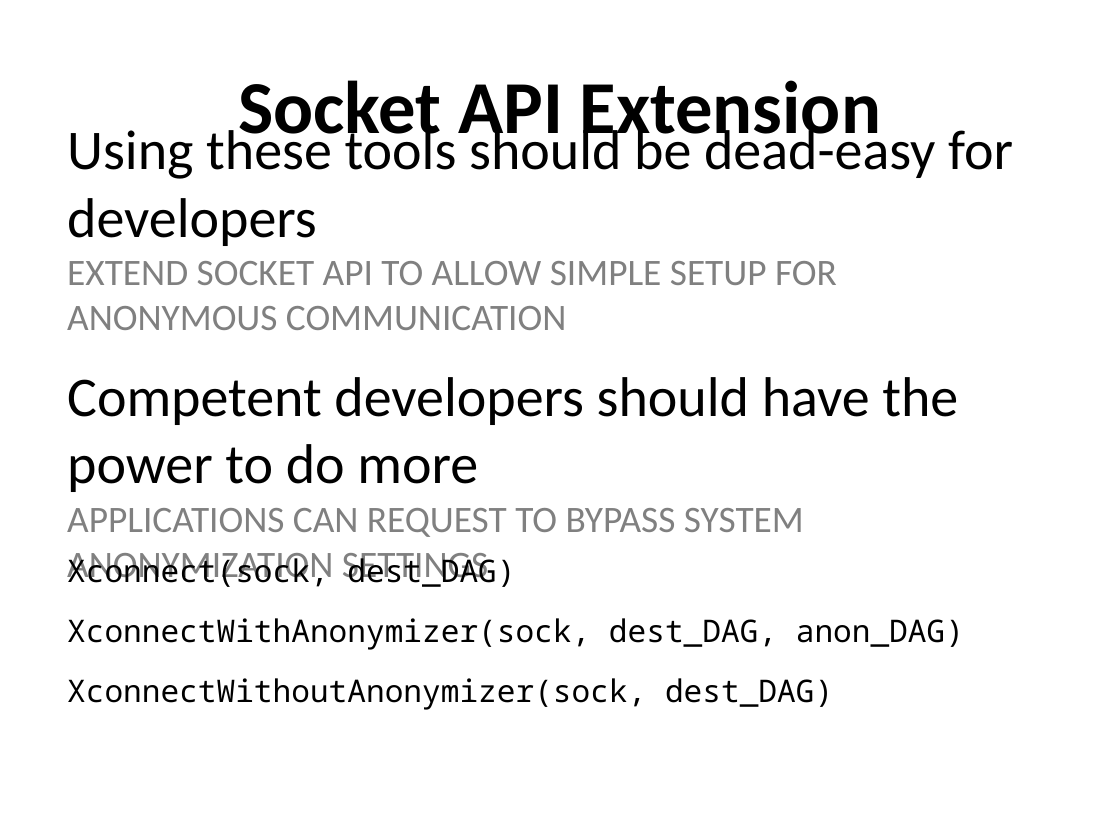
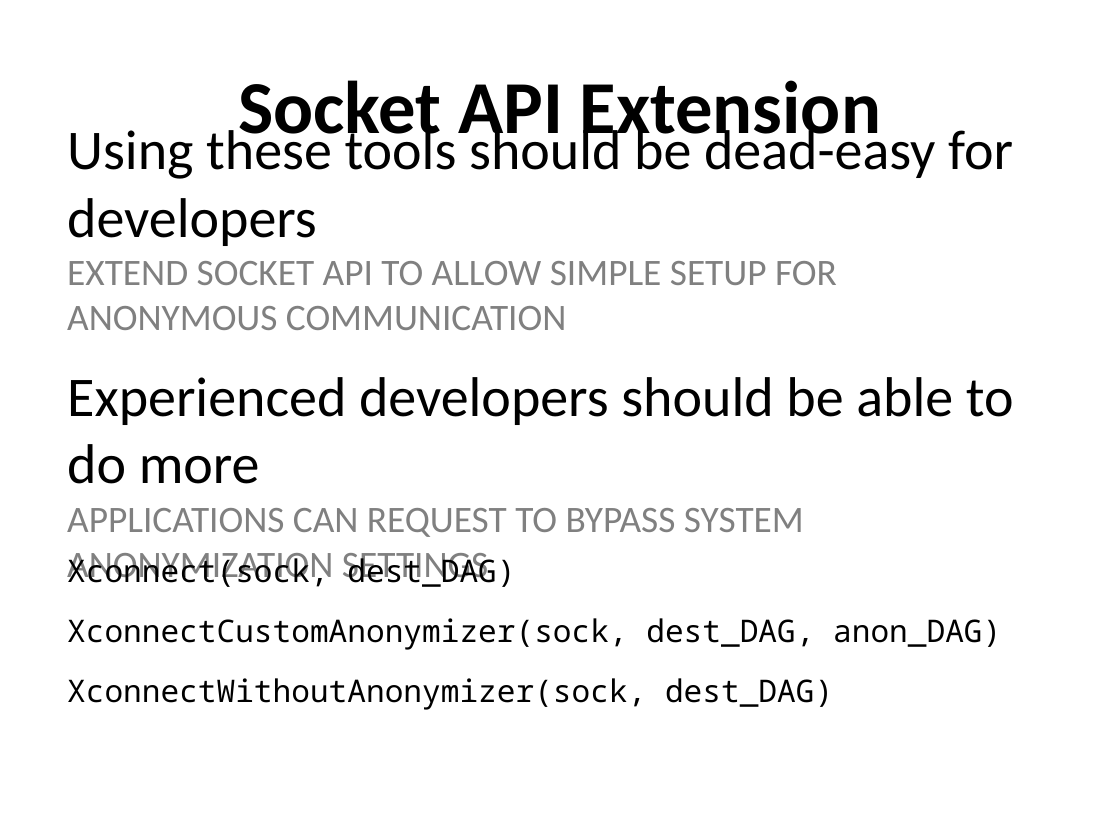
Before and after one commit to nfeltman/XIAnon, a slide deck: slide 11 of Presentation/Anonymity In XIA.pptx. Drawn at 1120x840 pixels with LibreOffice and Linux fonts; fonts in the diff are those of the drawing. Boxes give left, top, right and bottom in pixels: in the first picture for what was removed or moved away, otherwise in the second. Text is boxed around its words. In the diff, an @@ line names an element or a change of style, - is before the commit and + after.

```diff
--- a/Presentation/Anonymity In XIA.pptx
+++ b/Presentation/Anonymity In XIA.pptx
@@ text at bbox=[67, 377, 1014, 484]: text changed @@
-Competent developers should have the power to do more
+Experienced developers should be able to do more
@@ text at bbox=[67, 618, 1001, 650]: text changed @@
-XconnectWithAnonymizer(sock, dest_DAG, anon_DAG)
+XconnectCustomAnonymizer(sock, dest_DAG, anon_DAG)
```
Also in this commit, not shown: 5 other slides changed.
